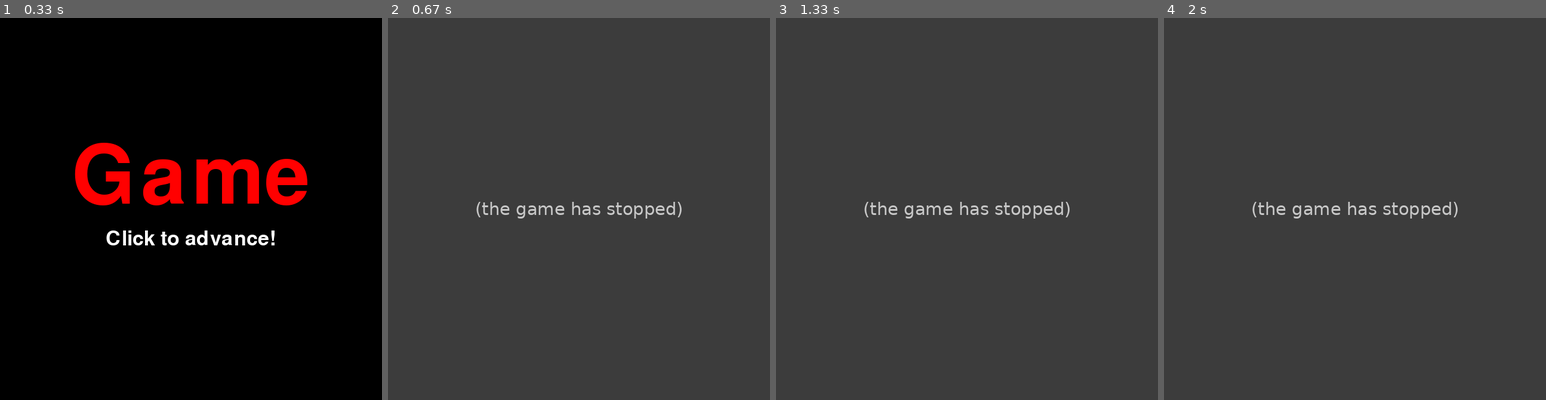
Above: before the commit, frames 1-4 (left to right).
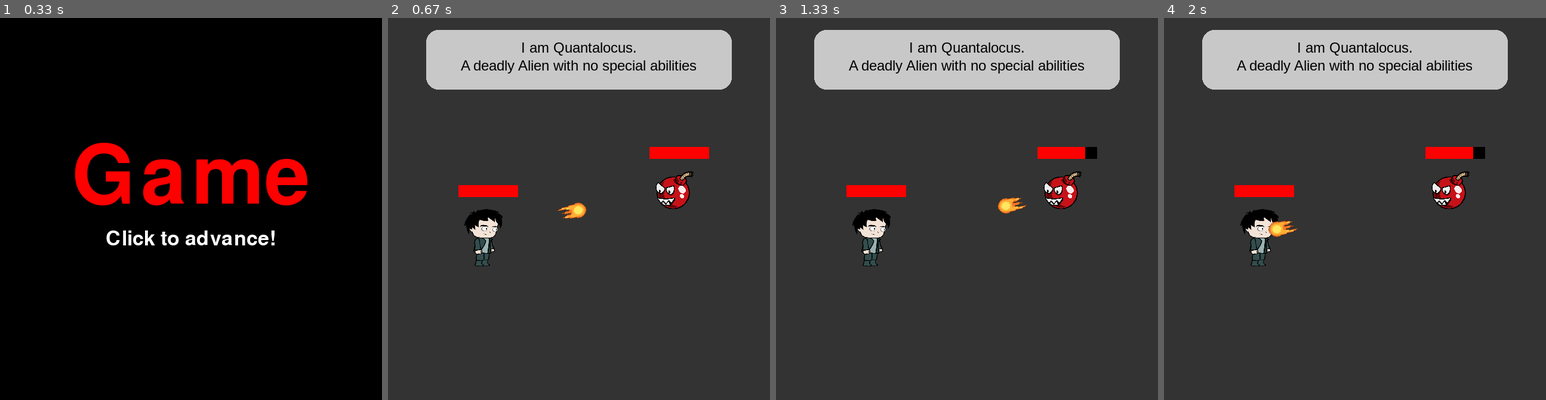
Above: after the commit, the same moments.

Repository: VagishVela/project-pygames
Game: pygame game, started from main.py
Same seed, same stepped clock (60 frames per second), same inputs: the game is played once before the commit and once after it.
Inputs (mouse positions are in pixels of both pictures, inside the frame that each line leads up to):
- Up to frame 1 (0.33 s): no input
- Up to frame 2 (0.67 s): click (579, 209) at 0.38 s
- Up to frame 3 (1.33 s): no input
- Up to frame 4 (2 s): no input

Frame 1 is identical in both runs. In frame 2, 15% of the frame differs, in the area x 10-90%, y 3-65%; in frame 3, 15%; in frame 4, 15%.
Error before the commit: AttributeError: 'Battle' object has no attribute 'buttons' (battle.py line 29); the game stopped at 0.38 s (later frames are placeholders)

Commit message:
comment out broken attribute

Diff:
--- a/game/views/battle.py
+++ b/game/views/battle.py
@@ -26,7 +26,7 @@
         self.projectiles = []
         self.dodge_timer = 0
         self.dodge_for_frames = 60
-        self.buttons
+        #        self.buttons
 
         self.attack(self.player, self.enemy)  # remove this when inputs are working
 
@@ -110,11 +110,23 @@
 
     def on_draw(self):
         self.screen.fill("#333333")
-        dialog_box_rect = (self.screen.get_width()*0.1, 20, self.screen.get_width()*0.8, 100)
+        dialog_box_rect = (
+            self.screen.get_width() * 0.1,
+            20,
+            self.screen.get_width() * 0.8,
+            100,
+        )
         dialog_box_color = (200, 200, 200)
         pygame.draw.rect(self.screen, dialog_box_color, dialog_box_rect, 0, 20)
         for i, text in enumerate(self.enemy.details):
-            Text(text, "sans-serif", self.screen.get_width()/2, dialog_box_rect[1]+30*(i+1), 24, (0,0,0)).blit_into(self.screen)
+            Text(
+                text,
+                "sans-serif",
+                self.screen.get_width() / 2,
+                dialog_box_rect[1] + 30 * (i + 1),
+                24,
+                (0, 0, 0),
+            ).blit_into(self.screen)
         self.player.draw(self.screen, True)
         self.enemy.draw(self.screen)
         for projectile in self.projectiles:
@@ -122,11 +134,21 @@
         self.draw_health(self.player)
         self.draw_health(self.enemy)
 
-    def draw_health(self, entity: Player|Enemy):
+    def draw_health(self, entity: Player | Enemy):
         width = 100
-        pygame.draw.rect(self.screen, (0,0,0), (entity.pos[0]-10, entity.pos[1]-40, width, 20))
-        pygame.draw.rect(self.screen, (255,0,0), (entity.pos[0]-10, entity.pos[1]-40, width*entity.abilities["health"]/entity.max_health, 20))
-
+        pygame.draw.rect(
+            self.screen, (0, 0, 0), (entity.pos[0] - 10, entity.pos[1] - 40, width, 20)
+        )
+        pygame.draw.rect(
+            self.screen,
+            (255, 0, 0),
+            (
+                entity.pos[0] - 10,
+                entity.pos[1] - 40,
+                width * entity.abilities["health"] / entity.max_health,
+                20,
+            ),
+        )
 
     def on_click(self):
         pass
